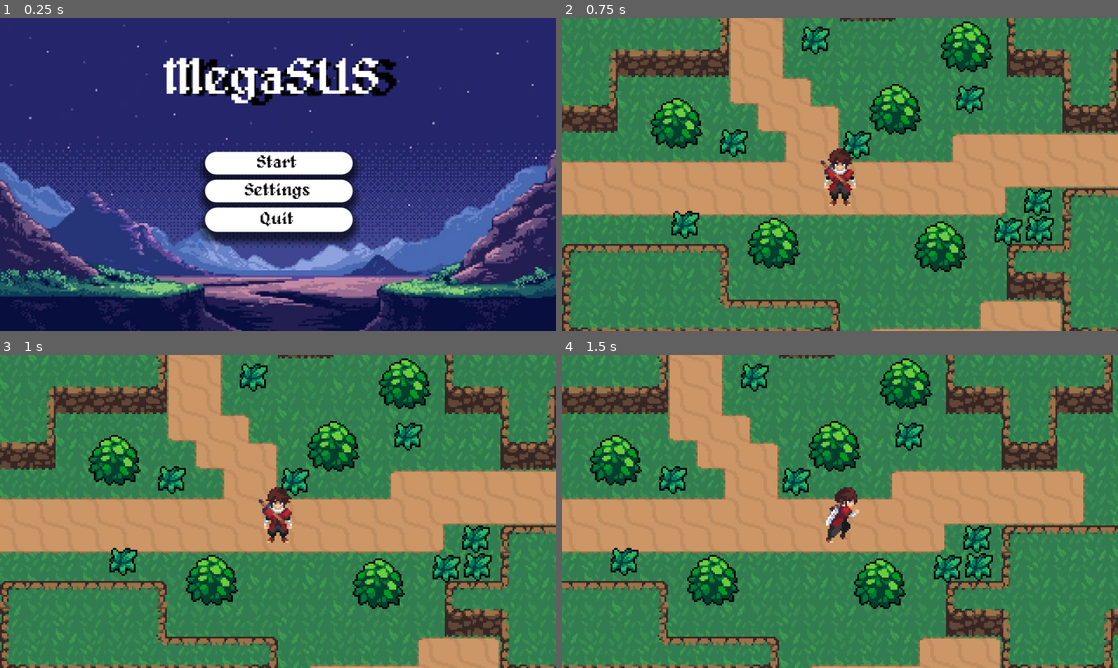
Above: before the commit, frames 1-4 (two rows, left to right).
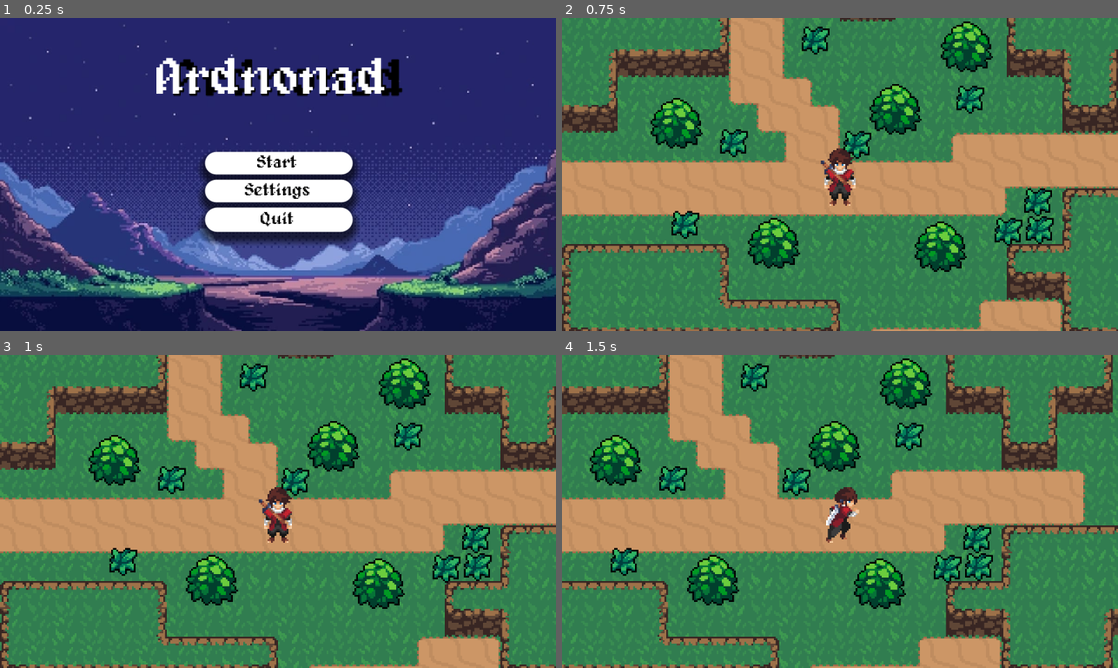
Above: after the commit, the same moments.

Repository: MisterBaiter/bobabobek
Game: Godot game, scene res://menu.tscn
Same seed, same stepped clock (60 frames per second), same inputs: the game is played once before the commit and once after it.
Inputs:
- Up to frame 1 (0.25 s): no input
- Up to frame 2 (0.75 s): click "Start" at 0.5 s
- Up to frame 3 (1 s): no input
- Up to frame 4 (1.5 s): hold Right (ui_right) from 1.28 s (still down)

The runs differ from the first frame. In frame 1, 3.9% of the frame differs, in the area x 28-73%, y 12-28%; in frame 2, nothing differs; in frame 3, nothing differs; in frame 4, nothing differs.

Commit message:
upravené fullscreen menu
teď by to mělo být uleženo mezi scénami

Diff:
--- a/fullscreen_control.gd
+++ b/fullscreen_control.gd
@@ -1,10 +1,10 @@
 extends CheckButton
 
-func _ready():
-	DisplayServer.window_set_mode(DisplayServer.WINDOW_MODE_WINDOWED)
+@onready var settings := preload("res://globals/settings.gd").new()
+
+func _ready() -> void:
+	connect("toggled", Callable(self, "_on_toggled"), CONNECT_DEFERRED)
+	set_pressed(settings.is_fullscreen)
 
 func _on_toggled(toggled_on: bool) -> void:
-	if toggled_on == true:
-		DisplayServer.window_set_mode(DisplayServer.WINDOW_MODE_FULLSCREEN)
-	else:
-		DisplayServer.window_set_mode(DisplayServer.WINDOW_MODE_WINDOWED)
+	settings.set_fullscreen(toggled_on)
--- /dev/null
+++ b/globals/settings.gd
@@ -0,0 +1,38 @@
+extends Node
+
+const CONFIG_PATH := "user://settings.cfg"
+var is_fullscreen: bool = false
+
+func _ready() -> void:
+	load_settings()
+	apply_fullscreen()
+
+func apply_fullscreen() -> void:
+	if is_fullscreen:
+		DisplayServer.window_set_mode(DisplayServer.WINDOW_MODE_FULLSCREEN)
+	else:
+		DisplayServer.window_set_mode(DisplayServer.WINDOW_MODE_WINDOWED)
+
+func set_fullscreen(value: bool) -> void:
+	if is_fullscreen == value:
+		return
+	is_fullscreen = value
+	apply_fullscreen()
+	save_settings()
+
+func save_settings() -> void:
+	var cfg := ConfigFile.new()
+	cfg.set_value("video", "fullscreen", is_fullscreen)
+	var err := cfg.save(CONFIG_PATH)
+	if err != OK:
+		push_warning("Nepodařilo se uložit nastavení fullscreen: %s (chyba %d)" % [CONFIG_PATH, err])
+
+func load_settings() -> void:
+	var cfg := ConfigFile.new()
+	var err := cfg.load(CONFIG_PATH)
+	if err == OK:
+		is_fullscreen = bool(cfg.get_value("video", "fullscreen", false))
+	elif err == ERR_FILE_NOT_FOUND:
+		is_fullscreen = false
+	else:
+		push_warning("Chyba při načítání nastavení fullscreen: %s (chyba %d)" % [CONFIG_PATH, err])
--- a/menu.gd
+++ b/menu.gd
@@ -18,9 +18,5 @@
 func _on_quit_pressed() -> void:
 	get_tree().quit()
 
-
-
-
-
 func _on_back_settings_pressed() -> void:
 	_ready()
--- a/menu.tscn
+++ b/menu.tscn
@@ -40,6 +40,13 @@
 shadow_size = 5
 shadow_offset = Vector2(0, 3.5)
 
+[sub_resource type="GDScript" id="GDScript_ecwwl"]
+script/source = "extends Node
+
+var is_fullscreen:bool = false
+const CONFIG_PATH :=\"user://settings.cfg\"
+"
+
 [sub_resource type="StyleBoxLine" id="StyleBoxLine_4hy44"]
 color = Color(1, 1, 1, 1)
 thickness = 2
@@ -149,7 +156,7 @@
 theme_override_constants/shadow_offset_x = 10
 theme_override_fonts/font = ExtResource("2_mae5d")
 theme_override_font_sizes/font_size = 30
-text = "MegaSUS"
+text = "Ardnonad"
 horizontal_alignment = 1
 vertical_alignment = 1
 
@@ -171,6 +178,7 @@
 offset_bottom = 64.0
 grow_horizontal = 2
 grow_vertical = 2
+script = SubResource("GDScript_ecwwl")
 
 [node name="Label" type="Label" parent="Settings"]
 layout_mode = 1
--- a/menu_2.gd
+++ b/menu_2.gd
@@ -30,6 +30,7 @@
 
 
 func _on_main_menu_pressed():
+	get_tree().paused = false
 	get_tree().change_scene_to_file("res://menu.tscn")
 
 func  _process(delta):
Not shown, added: globals/settings.gd.uid
Not shown: 1 places in menu.tscn that only renumber resources
